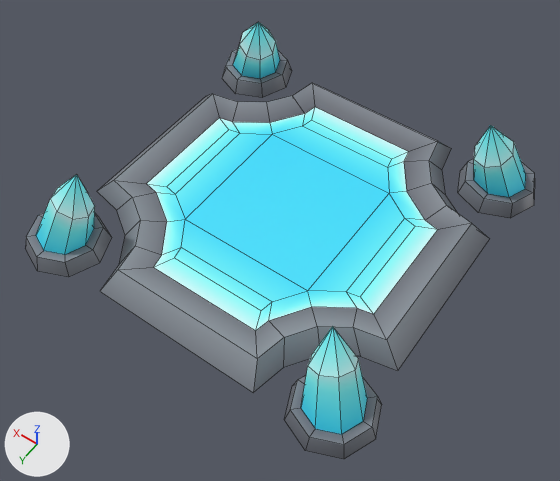
Renders of the FBX model JEAH!/Assets/Models/Towers/SM_Tower_Ice.fbx from each side of a commit.
Both versions are drawn from a camera (50 mm lens) standing at (-1.44, 2.09, 3.02) and looking at (-0.09, 0.2, 0.06). The axes (+X, +Y, +Z) are drawn at lower left. The lights are the same throughout. Mesh edges are drawn as thin lines. Where no turn or scale is listed for an object, it has been applied to the vertices.

The scene before the commit, as lines of its bpy script (objects in view):
```python
me_mesh = bpy.data.meshes.new('Mesh')
me_mesh.from_pydata(...)  # 212 vertices, 197 faces; spans x -0.99..0.99, y -0.99..0.99, z 0.0..0.47
me_mesh.materials.append(mat_m_tower)  # picture img_t_tower_d_tga
ob_tower_slow = bpy.data.objects.new('Tower_Slow', me_mesh)
ob_tower_slow.location = (0.0, 0.0, 0.0)
```
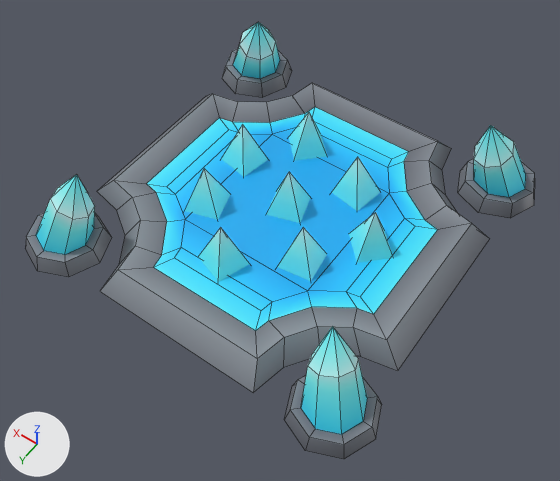
Where the newer file only moved an object's origin or applied its transform, the numbers keep the older frame.

What differs and where, as boxes (x1, y1, x2, y2) in the pictures (560 x 481 px):
```json
{"part": 1, "of": "me_mesh", "change": "added", "after": [185, 112, 393, 282], "on screen": "cyan"}
{"part": 2, "of": "me_mesh", "change": "surface changed", "before": [147, 107, 438, 331], "after": [147, 107, 438, 331], "on screen": "cyan to blue"}
```

The change, as JSON lines over the scene's bpy script:
```json
{"block": "me_mesh", "where": "# used by ob_tower_slow; location = (0.0, 0.0, 0.0)"}
{"op": "remove", "block": "me_mesh", "code": "me_mesh.from_pydata(...)  # 212 vertices, 197 faces; spans x -0.99..0.99, y -0.99..0.99, z 0.0..0.47"}
{"op": "add", "block": "me_mesh", "code": "me_mesh.from_pydata(...)  # 252 vertices, 229 faces; spans x -0.99..0.99, y -0.99..0.99, z -0.01..0.47"}
{"block": "me_mesh", "change": "me_mesh part 1"}
{"block": "me_mesh", "change": "40 vertices are added at x -0.62..0.5, y -0.56..0.6, z -0.01..0.32"}
{"block": "me_mesh", "change": "32 new faces join them"}
{"block": "me_mesh", "change": "me_mesh part 2: 29 kept faces spanning x -0.68..0.68, y -0.68..0.68, z 0.07 get new texture (UV) coordinates"}
```
